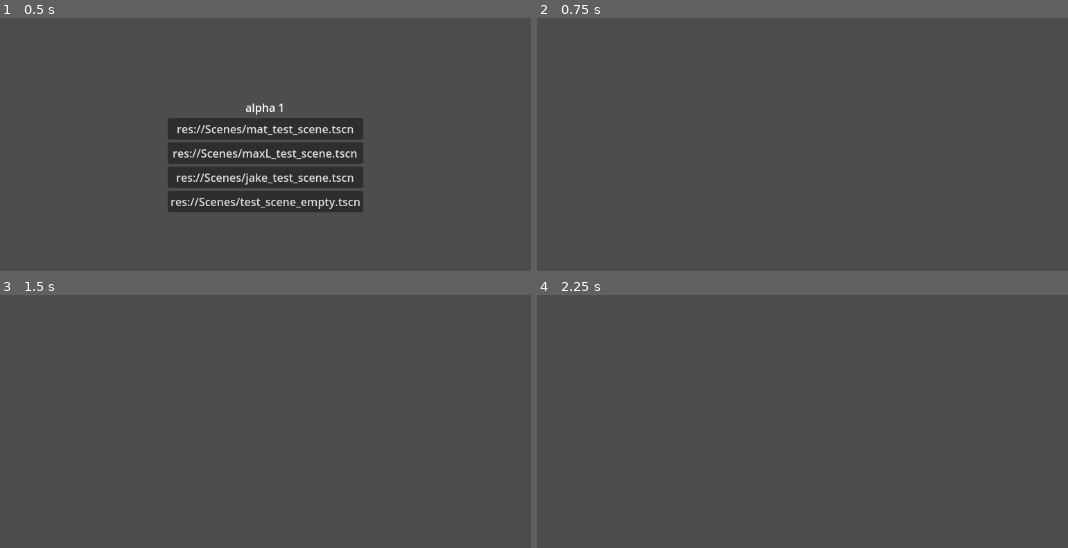
Above: before the commit, frames 1-4 (two rows, left to right).
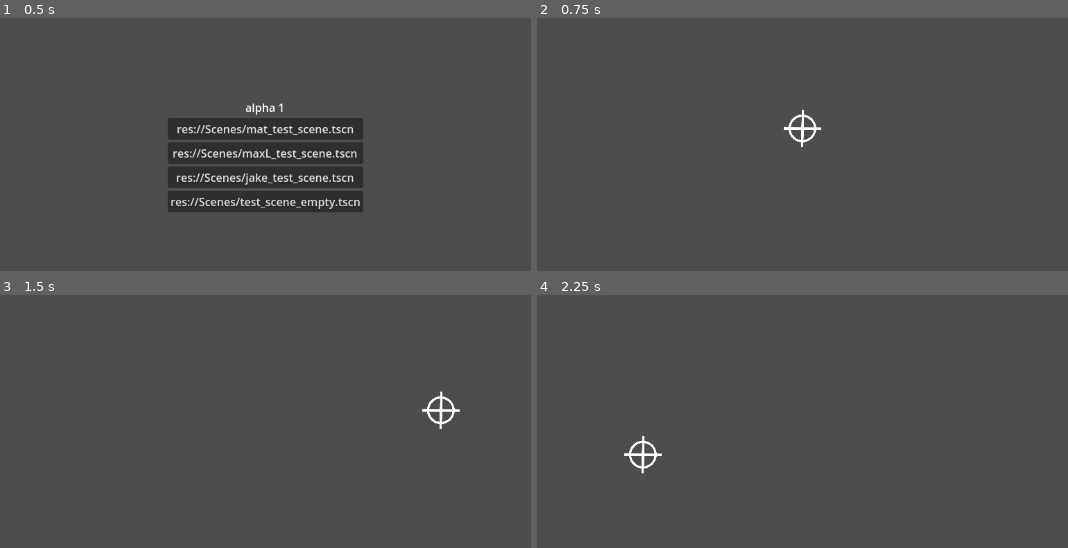
Above: after the commit, the same moments.

Repository: HuskyGameDev/2025s-team5
Game: Godot game, scene res://Scenes/devmenu.tscn
Same seed, same stepped clock (60 frames per second), same inputs: the game is played once before the commit and once after it.
Inputs (mouse positions are in pixels of both pictures, inside the frame that each line leads up to):
- Up to frame 1 (0.5 s): no input
- Up to frame 2 (0.75 s): click "res://Scenes/mat_test_scene.t…" at 0.5 s
- Up to frame 3 (1.5 s): tap Enter (ui_accept) at 1.25 s; move the mouse to (440, 408) at 1.27 s; hold Right (ui_right) from 1.28 s (still down)
- Up to frame 4 (2.25 s): tap Enter (ui_accept) at 1.52, 2 s; move the mouse to (643, 454) at 2.02 s; release Right (ui_right) at 2.03 s; hold Down (ui_down) from 2.03 s (still down)

Frame 1 is identical in both runs. In frame 2, 0.3% of the frame differs, in the area x 46-54%, y 36-51%; in frame 3, 0.3%, in the area x 79-87%, y 37-53%; in frame 4, 0.3%.

Commit message:
ALL white crosshair
looks better, temp

Diff:
--- a/tropical-tanks/Art/Images/CrossHair.svg
+++ b/tropical-tanks/Art/Images/CrossHair.svg
@@ -4,8 +4,8 @@
 		<path d="M275,91C376.528399,91 459,173.471601 459,275 C459,376.528399 376.528399,459 275,459 C173.471601,459 91,376.528399 91,275 C91,173.471601 173.471601,91 275,91 Z" transform="matrix(1,0,0,1,0,0)" fill="#ffffff" fill-opacity="0" stroke="#000000" stroke-width="32"/>
 		<path d="M279.440099,6.751546C279.440099,6.751546 274.633967,544.330038 274.633967,544.330038 " transform="matrix(1,0,0,1,0,0)" fill="none" stroke="#000000" stroke-width="32"/>
 		<path d="M545.799452,276.233588C545.799452,276.233588 8.199679,275.766411 8.199679,275.766411 " transform="matrix(1,0,0,1,0,0)" fill="none" stroke="#000000" stroke-width="32"/>
-		<path d="M275,91C376.528399,91 459,173.471601 459,275 C459,376.528399 376.528399,459 275,459 C173.471601,459 91,376.528399 91,275 C91,173.471601 173.471601,91 275,91 Z" transform="matrix(1,0,0,1,0,0)" fill="#ffffff" fill-opacity="0" stroke="#ffffff" stroke-width="16"/>
-		<path d="M537.199816,276.226115C537.199816,276.226115 16.400886,275.773538 16.400886,275.773538 " transform="matrix(1,0,0,1,0,0)" fill="none" stroke="#ffffff" stroke-width="16"/>
-		<path d="M279.374646,14.072683C279.374646,14.072683 275,536.770499 275,536.770499 " transform="matrix(1,0,0,1,0,0)" fill="none" stroke="#ffffff" stroke-width="16"/>
+		<path d="M275,91C376.528399,91 459,173.471601 459,275 C459,376.528399 376.528399,459 275,459 C173.471601,459 91,376.528399 91,275 C91,173.471601 173.471601,91 275,91 Z" transform="matrix(1,0,0,1,0,0)" fill="#ffffff" fill-opacity="0" stroke="#ffffff" stroke-width="8"/>
+		<path d="M537.199816,276.226115C537.199816,276.226115 16.400886,275.773538 16.400886,275.773538 " transform="matrix(1,0,0,1,0,0)" fill="none" stroke="#ffffff" stroke-width="8"/>
+		<path d="M279.374646,14.072683C279.374646,14.072683 275,536.770499 275,536.770499 " transform="matrix(1,0,0,1,0,0)" fill="none" stroke="#ffffff" stroke-width="8"/>
 	</g>
 </g></g></svg>
--- /dev/null
+++ b/tropical-tanks/Art/Images/CrossHairALLWHITE.svg
@@ -0,0 +1,8 @@
+<svg xmlns="http://www.w3.org/2000/svg" viewBox="0 0 537 537" width="537" height="537"><defs></defs><g transform="matrix(1,0,0,1,-8.199679199,-6.751546269)">
+<g>
+	<g>
+		<path d="M275,91C376.528399,91 459,173.471601 459,275 C459,376.528399 376.528399,459 275,459 C173.471601,459 91,376.528399 91,275 C91,173.471601 173.471601,91 275,91 Z" transform="matrix(1,0,0,1,0,0)" fill="#ffffff" fill-opacity="0" stroke="#ffffff" stroke-width="32"/>
+		<path d="M279.440099,6.751546C279.440099,6.751546 274.633967,544.330038 274.633967,544.330038 " transform="matrix(1,0,0,1,0,0)" fill="none" stroke="#ffffff" stroke-width="32"/>
+		<path d="M545.799452,276.233588C545.799452,276.233588 8.199679,275.766411 8.199679,275.766411 " transform="matrix(1,0,0,1,0,0)" fill="none" stroke="#ffffff" stroke-width="32"/>
+	</g>
+</g></g></svg>
--- a/tropical-tanks/Scenes/mat_test_scene.tscn
+++ b/tropical-tanks/Scenes/mat_test_scene.tscn
@@ -1,16 +1,15 @@
 [gd_scene load_steps=4 format=3 uid="uid://c35oxtjcpmqv4"]
 
 [ext_resource type="Script" path="res://Scenes/mat_test_scene.gd" id="1_dx4kc"]
-[ext_resource type="Texture2D" uid="uid://77f4ocqbvilc" path="res://Art/Images/CrossHair.svg" id="1_fcqfw"]
 [ext_resource type="Script" path="res://Scenes/crosshair2D.gd" id="3_c5ici"]
+[ext_resource type="Texture2D" uid="uid://dvurnxli5ri8m" path="res://Art/Images/CrossHairALLWHITE.svg" id="3_f4lha"]
 
 [node name="mat_test_scene" type="Node2D"]
 script = ExtResource("1_dx4kc")
 
 [node name="Node2D" type="Node2D" parent="."]
-visible = false
 scale = Vector2(0.1, 0.1)
 script = ExtResource("3_c5ici")
 
 [node name="Sprite2D" type="Sprite2D" parent="Node2D"]
-texture = ExtResource("1_fcqfw")
+texture = ExtResource("3_f4lha")
Not shown, added: tropical-tanks/Art/Images/CrossHairALLWHITE.svg.import
